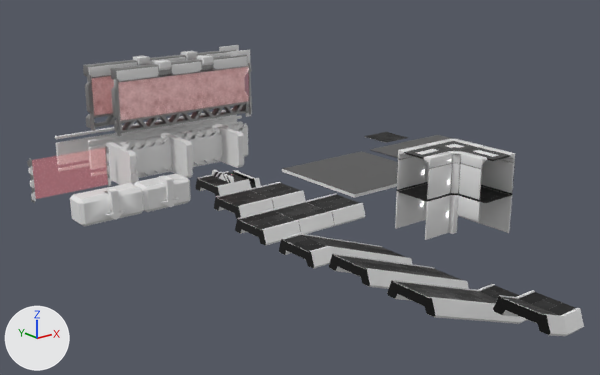
An edit to the FBX model ChromaShift/Assets/Prefabs/Prefabs.fbx, drawn before and after from the same camera.
One viewpoint serves both versions: a camera (50 mm lens) standing at (-69.8, -116.9, 38.3) and looking at (3.0, -25.8, 1.9). Arrows for +X, +Y and +Z are at lower left; the lights stay in place. The older version comes first. Where no turn or scale is listed for an object, it has been applied to the vertices. Vertices at exactly the same position are counted once.

Names of what the first picture shows: 'Cube', 'Cube.002', 'Cube.003', 'HallwayWall6x6', 'HallwayWall6x6.003', 'Ledge_Laser', 'Plane', 'Plane.001', 'PlatformSlide', 'PlatformSlideEntry', 'PlatformSlideExit', 'PlatformSlideRamp', 'Platform_18x18_LOD0', 'Platform_18x18_LOD0.001', 'Platform_18x6_LOD0', 'RunnableWallLedge_LOD0', 'RunnableWallLedge_LOD0.001', 'RunnableWallLedge_LOD0.002', 'RunnableWall_24m_LOD0', 'RunnableWall_24m_Laser_LOD0', 'RunnableWall_24m_Style1_LOD0', 'RunnableWall_30m_LOD0', 'RunnableWall_36m_LOD0', 'SlideBlock_LOD0' and 16 more.
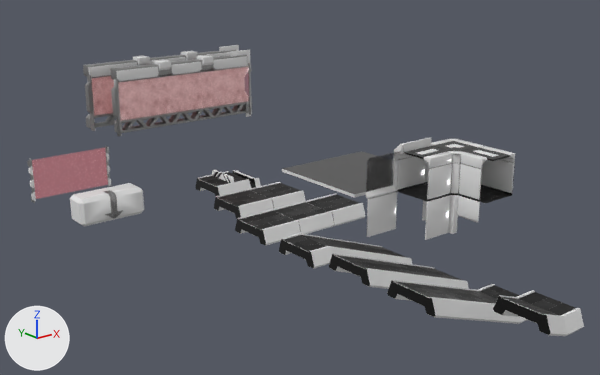
Where the change shows, as pixel boxes [x1, y1, x2, y2] in the pictures (600 x 375 px):
'RunnableWall_24m_LOD0', deleted
    before: [119, 122, 248, 178]
'HallwayWall6x6.003', reshaped (42% shorter)
    before: [478, 146, 515, 233]
    after: [480, 146, 515, 196]
'HallwayWall6x6', reshaped (11% narrower, 45% shorter)
    before: [395, 144, 431, 229]
    after: [397, 146, 429, 192]
'RunnableWall_36m_LOD0', deleted
    before: [55, 108, 237, 156]
'Cube.003', deleted
    before: [134, 173, 191, 212]
'HallwayWallGlass6x6', added
    after: [366, 151, 404, 199]
'HallwayPanel6x6', added
    after: [367, 191, 397, 237]
'RunnableWallLedge_LOD0', deleted
    before: [106, 142, 139, 185]
'RunnableWall_30m_LOD0', deleted
    before: [88, 115, 242, 150]
'RunnableWallLedge_LOD0.001', deleted
    before: [161, 133, 193, 178]
'RunnableWallLedge_LOD0.002', deleted
    before: [212, 124, 244, 168]
'Platform_18x18_LOD0.001', deleted
    before: [370, 135, 453, 158]
'Cube.002', deleted
    before: [159, 175, 179, 207]
'Cube', deleted
    before: [105, 189, 125, 220]
'HallwayExteriorPanelRoof', added
    after: [403, 137, 431, 152]
'Plane', deleted
    before: [365, 132, 408, 142]
'HallwayWallGlassFrame6x6', added
    after: [393, 143, 404, 191]
'Plane.001', deleted
    before: [370, 138, 406, 143]
part 1 of me_plane_042, deleted
    before: [478, 186, 512, 233]
part 2 of me_plane_040, deleted
    before: [395, 184, 424, 229]

Diff of the bpy script that builds the scene:
```diff
--- a/ChromaShift/Assets/Prefabs/Prefabs.fbx.py
+++ b/ChromaShift/Assets/Prefabs/Prefabs.fbx.py
@@ me_plane_042 @@
-me_plane_042.from_pydata(...)  # 227 vertices, 206 faces; spans x -1.0..0.2, y -3.0..3.0, z -6.0..6.5
+me_plane_042.from_pydata(...)  # 171 vertices, 152 faces; spans x -1.0..0.2, y -3.0..3.0, z -0.12..6.5
+# me_plane_042 part 1: the loose piece of 56 vertices spanning x 0.0..0.2, y -3.0..3.0, z -6.0..0.0 is deleted
 me_plane_042.materials.append(mat_plasticwhite)
@@ me_plane_040 @@
-me_plane_040.from_pydata(...)  # 227 vertices, 206 faces; spans x -3.0..3.0, y -1.0..0.2, z -6.0..6.5
+me_plane_040.from_pydata(...)  # 171 vertices, 152 faces; spans x -3.0..3.0, y -1.0..0.2, z -0.12..6.5
+# me_plane_040 part 2: the loose piece of 56 vertices spanning x -3.0..3.0, y 0.0..0.2, z -6.0..0.0 is deleted
 me_plane_040.materials.append(mat_plasticwhite)
@@ ob_cube_003 @@
-ob_cube_003 = bpy.data.objects.new('Cube.003', me_cube_007)
@@ ob_runnablewallledge_lod0_002 @@
-ob_runnablewallledge_lod0_002 = bpy.data.objects.new('RunnableWallLedge_LOD0.002', me_plane_012)
@@ ob_runnablewallledge_lod0_001 @@
-ob_runnablewallledge_lod0_001 = bpy.data.objects.new('RunnableWallLedge_LOD0.001', me_plane_011)
@@ ob_runnablewall_30m_lod0 @@
-ob_runnablewall_30m_lod0 = bpy.data.objects.new('RunnableWall_30m_LOD0', me_plane_035)
@@ ob_cube_002 @@
-ob_cube_002 = bpy.data.objects.new('Cube.002', me_cube_005)
@@ ob_platform_18x18_lod0_001 @@
-ob_platform_18x18_lod0_001 = bpy.data.objects.new('Platform_18x18_LOD0.001', me_plane_018)
@@ ob_runnablewall_36m_lod0 @@
-ob_runnablewall_36m_lod0 = bpy.data.objects.new('RunnableWall_36m_LOD0', me_plane_036)
@@ ob_cube @@
-ob_cube = bpy.data.objects.new('Cube', me_cube_001)
@@ ob_plane @@
-ob_plane = bpy.data.objects.new('Plane', me_plane_051)
@@ ob_runnablewallledge_lod0 @@
-ob_runnablewallledge_lod0 = bpy.data.objects.new('RunnableWallLedge_LOD0', me_plane_008)
@@ ob_runnablewall_24m_lod0 @@
-ob_runnablewall_24m_lod0 = bpy.data.objects.new('RunnableWall_24m_LOD0', me_plane_034)
@@ ob_plane_001 @@
-ob_plane_001 = bpy.data.objects.new('Plane.001', me_plane_027)
@@ ob_hallwaypanel6x6 @@
+ob_hallwaypanel6x6 = bpy.data.objects.new('HallwayPanel6x6', me_plane_045_1)  # 60 vertices, 55 faces; spans x -3.0..3.0, y 0.0..0.2, z -3.0..3.0; in mat_plasticwhite (white #e7e7e7), mat_plasticblack (black #000000)
+ob_hallwaypanel6x6.location = (14.0, -32.0, -3.0)
@@ ob_hallwaywallglass6x6 @@
+ob_hallwaywallglass6x6 = bpy.data.objects.new('HallwayWallGlass6x6', me_plane_055)  # 206 vertices, 198 faces; spans x -3.0..3.0, y -1.01..0.6, z -0.05..6.53; in mat_plasticwhite (white #e7e7e7), mat_plasticblack (black #000000), mat_glass (black #000000)
+ob_hallwaywallglass6x6.location = (14.0, -32.0, 0.0)
@@ ob_hallwaywallglassframe6x6 @@
+ob_hallwaywallglassframe6x6 = bpy.data.objects.new('HallwayWallGlassFrame6x6', me_plane_056)  # 185 vertices, 165 faces; spans x -0.46..0.0, y -1.0..0.6, z -0.12..7.72; in mat_plasticwhite (white #e7e7e7), mat_plasticblack (black #000000)
+ob_hallwaywallglassframe6x6.location = (17.0, -32.0, 0.0)
@@ ob_hallwayexteriorpanelroof @@
+ob_hallwayexteriorpanelroof = bpy.data.objects.new('HallwayExteriorPanelRoof', me_plane_057)  # 47 vertices, 42 faces; spans x -3.0..3.0, y -1.0..0.6, z 0.0..1.72; in mat_plasticwhite (white #e7e7e7), mat_plasticblack (black #000000)
+ob_hallwayexteriorpanelroof.location = (20.0, -32.0, 6.0)
```
